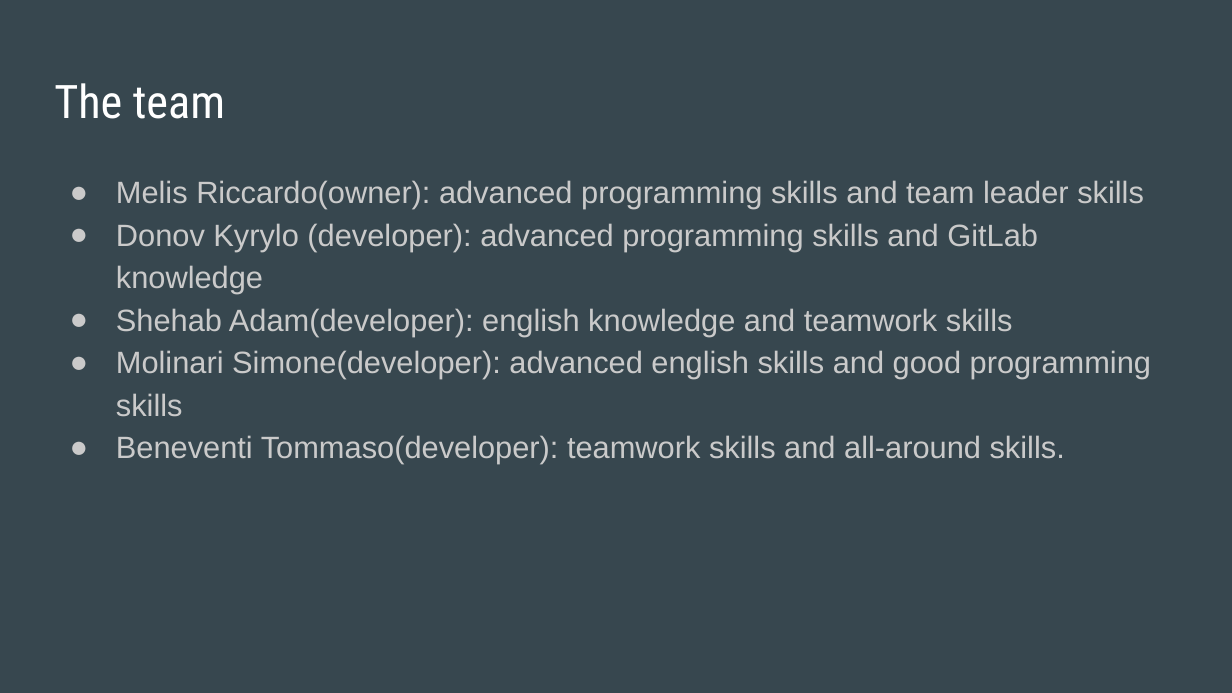
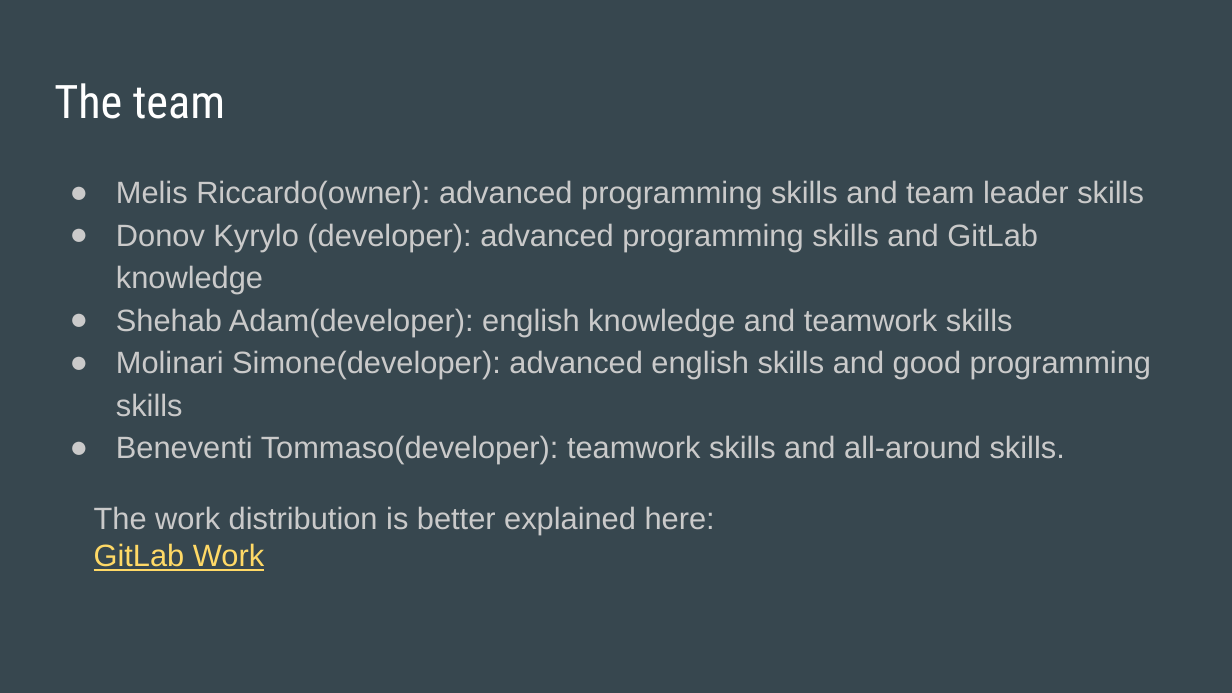
Before and after one commit to Kyryh/PotterProject, a slide deck: slide 5 of Presentazione_Progettazione.pptx. Drawn at 1232x693 pixels with LibreOffice and Linux fonts; fonts in the diff are those of the drawing. Boxes give left, top, right and bottom in pixels: in the first picture for what was removed or moved away, otherwise in the second. Text is boxed around its words. In the diff, an @@ line names an element or a change of style, - is before the commit and + after.

```diff
--- a/Presentazione_Progettazione.pptx
+++ b/Presentazione_Progettazione.pptx
@@ text added at box(94, 506, 715, 571), 18 pt, text #CACACA @@
+The work distribution is better explained here:
+GitLab Work
```
Also in this commit, not shown: 1 other slide changed.
